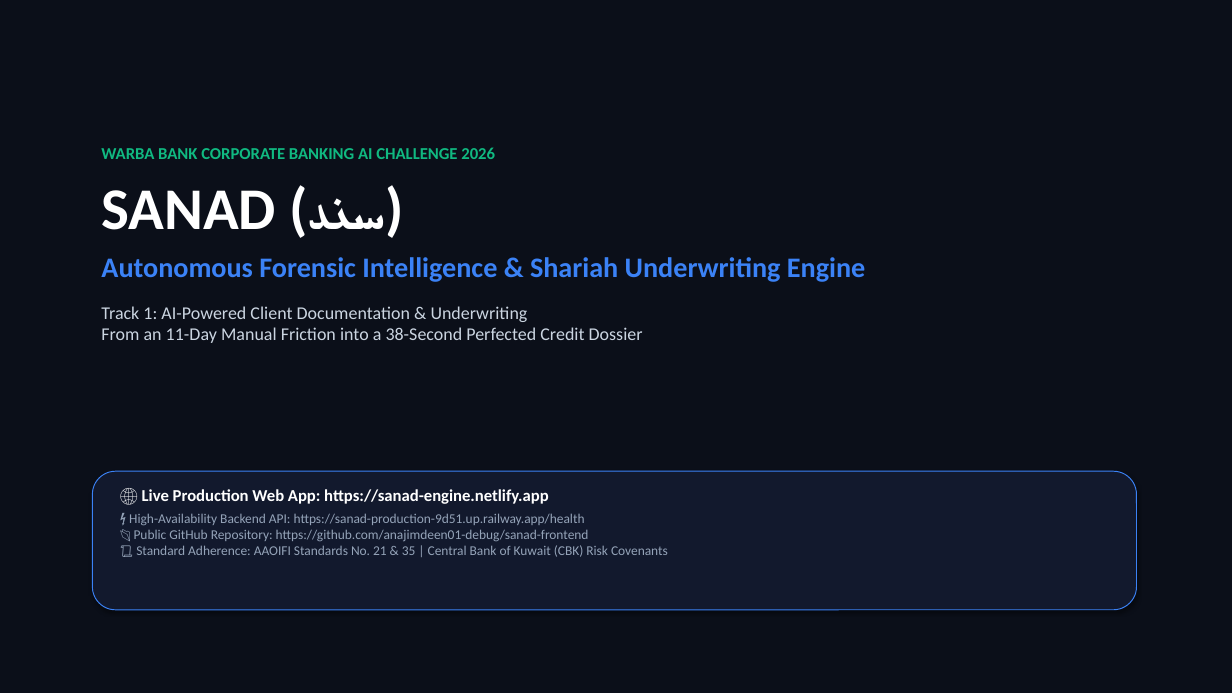
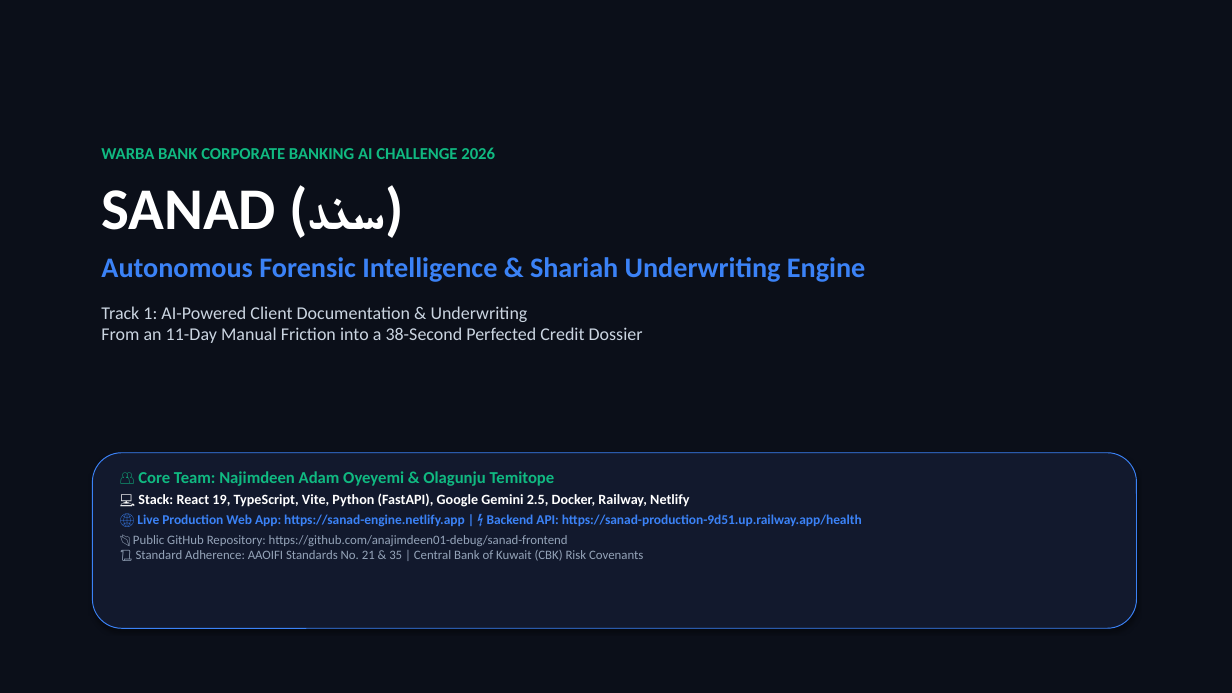
Before and after one commit to najimdeenadam7-wq/sanad, a slide deck: slide 1 of submission/SANAD_Executive_Presentation_Deck_Warba_Bank.pptx. Drawn at 1232x693 pixels with LibreOffice and Linux fonts; fonts in the diff are those of the drawing. Boxes give left, top, right and bottom in pixels: in the first picture for what was removed or moved away, otherwise in the second. Text is boxed around its words. In the diff, an @@ line names an element or a change of style, - is before the commit and + after.

Commit message:
docs: add team members (Najimdeen Adam Oyeyemi & Olagunju Temitope) and enterprise tech stack across all submission files and pitch decks

```diff
--- a/submission/SANAD_Executive_Presentation_Deck_Warba_Bank.pptx
+++ b/submission/SANAD_Executive_Presentation_Deck_Warba_Bank.pptx
@@ rounded rectangle: place and size @@
-rounded rectangle at bbox=[92, 471, 1137, 610]
+rounded rectangle at bbox=[92, 453, 1137, 628]
@@ text at bbox=[133, 471, 862, 561]: text changed; size 10.5 to 10 pt; bold on @@
-🌐 Live Production Web App: https://sanad-engine.netlify.app
-⚡ High-Availability Backend API: https://sanad-production-9d51.up.railway.app/health
-📂 Public GitHub Repository: https://github.com/anajimdeen01-debug/sanad-frontend
-📜 Standard Adherence: AAOIFI Standards No. 21 & 35 | Central Bank of Kuwait (CBK) Risk Covenants
+👥 Core Team: Najimdeen Adam Oyeyemi & Olagunju Temitope
+💻 Stack: React 19, TypeScript, Vite, Python (FastAPI), Google Gemini 2.5, Docker, Railway, Netlify
+🌐 Live Production Web App: https://sanad-engine.netlify.app | ⚡ Backend API: https://sanad-production-9d51.up.railway.app/health
+📂 Public GitHub Repository: https://github.com/anajimdeen01-debug/sanad-frontend
+📜 Standard Adherence: AAOIFI Standards No. 21 & 35 | Central Bank of Kuwait (CBK) Risk Covenants
```
Also in this commit, not shown: 1 other slide changed, 1 slide added, 10 other files.
